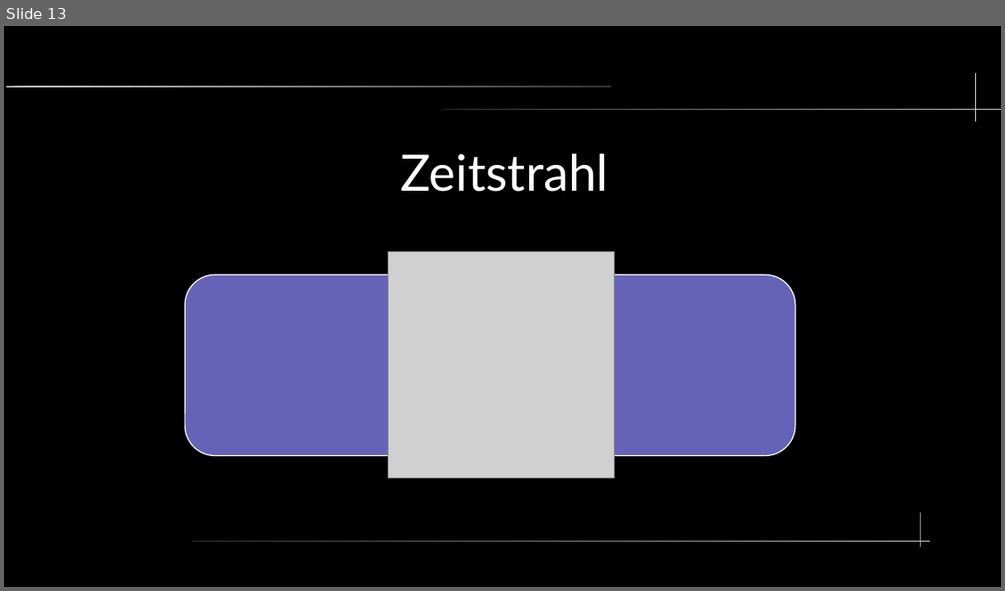
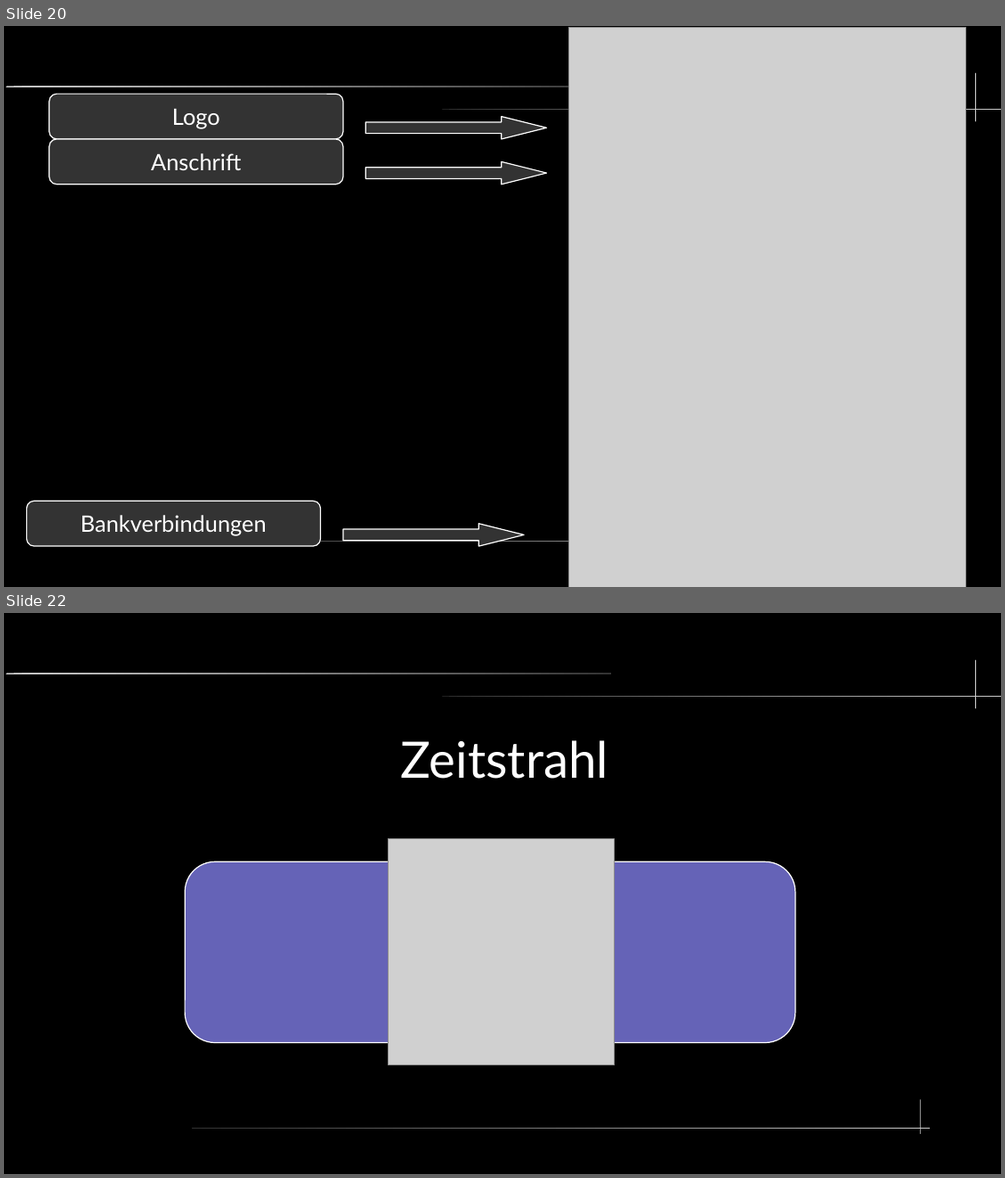
Before and after one commit to hyperbel/MatheProjekt22_23, a slide deck: Doc/Präsi/Präsentation.odp. Shown one above the other, each under a label of ours: slide 13 before the commit, slides 20 and 22 after it; the slides between them are not shown. The pictures are 1005x591 and 1005x1178 pixels, drawn with LibreOffice and Linux fonts; fonts in the diff are those of the drawing; grey boxes stand for pictures. Boxes give left, top, right and bottom in pixels: in the first picture for what was removed or moved away, otherwise in the second. Text is boxed around its words. In the diff, an @@ line names an element or a change of style, - is before the commit and + after.

```diff
--- a/Doc/Präsi/Präsentation.odp
+++ b/Doc/Präsi/Präsentation.odp
@@ slide 20 added at (4, 26, 1001, 587), background #000000; not listed: 4 template elements that a slide beside it also shows @@
@@ picture added at (569, 28, 966, 587) @@
@@ rounded rectangle added at (49, 94, 343, 139), fill #333333, outline #FFFFFF 0.85 pt, 18 pt, text #FFFFFF @@
+Logo
@@ right arrow added at (366, 117, 547, 139), fill #333333, outline #FFFFFF 0.85 pt @@
@@ rounded rectangle added at (49, 139, 343, 184), fill #333333, outline #FFFFFF 0.85 pt, 18 pt, text #FFFFFF @@
+Anschrift
@@ right arrow added at (366, 161, 547, 184), fill #333333, outline #FFFFFF 0.85 pt @@
@@ rounded rectangle added at (26, 501, 321, 546), fill #333333, outline #FFFFFF 0.85 pt, 18 pt, text #FFFFFF @@
+Bankverbindungen
@@ right arrow added at (343, 524, 524, 546), fill #333333, outline #FFFFFF 0.85 pt @@
@@ what was slide 13 is now slide 22 @@
```
Also in this commit, not shown: 12 slides changed, 12 other slides added, 2 slides removed.
